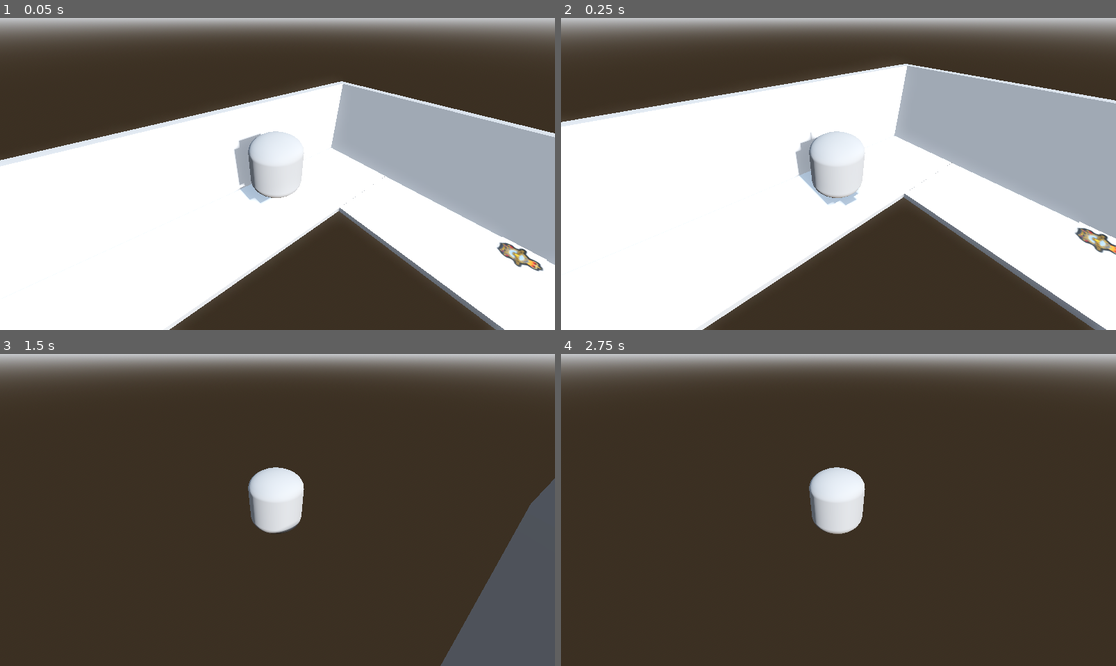
Above: before the commit, frames 1-4 (two rows, left to right).
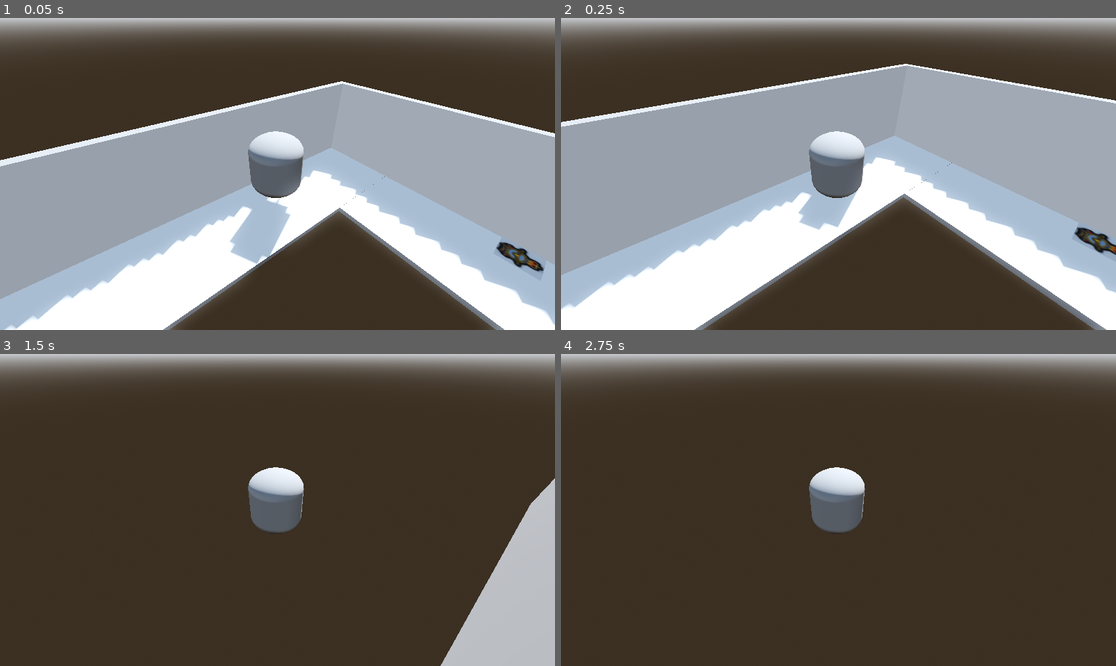
Above: after the commit, the same moments.

Repository: jpat125/DigiTech-3.7-3.8-Game-Development
Game: Godot game, scene res://corridor testing.tscn
Same seed, same stepped clock (60 frames per second), same inputs: the game is played once before the commit and once after it. The project has no main scene, so this scene is started directly.
Inputs (mouse positions are in pixels of both pictures, inside the frame that each line leads up to):
- Up to frame 1 (0.05 s): no input
- Up to frame 2 (0.25 s): no input
- Up to frame 3 (1.5 s): tap Enter (ui_accept) at 0.5, 0.77 s; move the mouse to (399, 494) at 0.52 s; hold D (right) 0.53-1.28 s; click (399, 494) at 0.67 s; move the mouse to (166, 525) at 1.27 s; hold S (back) from 1.28 s (still down)
- Up to frame 4 (2.75 s): tap Enter (ui_accept) at 1.52 s; move the mouse to (894, 441) at 2.02 s; release S (back) at 2.03 s; hold D (right) from 2.03 s (still down)

The runs differ from the first frame. In frame 1, 30% of the frame differs, in the area x 0-100%, y 20-100%; in frame 2, 32%, in the area x 0-100%, y 15-100%; in frame 3, 8.0%; in frame 4, 1.3%.

Commit message:
Implementing shovel
Shovel downloaded by RBS.

Diff:
--- a/character capsule.tscn
+++ b/character capsule.tscn
@@ -32,3 +32,7 @@
 [node name="Camera3d" type="Camera3D" parent="Neck"]
 transform = Transform3D(-1.59306, -0.845334, 1.09768, 0, 3.02592, 0.838904, -1.2092, 1.11369, -1.44614, 1.87768, 3.56236, -2.60536)
 fov = 75.2306
+
+[node name="DirectionalLight3D" type="DirectionalLight3D" parent="Neck"]
+transform = Transform3D(0.485161, 0.499047, -0.718033, -9.16858e-09, 0.821149, 0.570714, 0.874425, -0.276888, 0.398389, -0.478992, 2.6701, 2.99021)
+shadow_enabled = true
--- a/corridor testing.tscn
+++ b/corridor testing.tscn
@@ -14,6 +14,8 @@
 [sub_resource type="Environment" id="Environment_xneor"]
 background_mode = 2
 sky = SubResource("Sky_s28fr")
+ambient_light_source = 3
+ambient_light_energy = 16.0
 tonemap_mode = 2
 glow_enabled = true
 
@@ -32,6 +34,9 @@
 
 [sub_resource type="BoxShape3D" id="BoxShape3D_dvt2n"]
 size = Vector3(15.7388, 0.001, 25.1235)
+
+[sub_resource type="BoxShape3D" id="BoxShape3D_kql3b"]
+size = Vector3(0.001, 1, 0.919018)
 
 [sub_resource type="BoxMesh" id="BoxMesh_g2tgj"]
 
@@ -63,7 +68,8 @@
 environment = SubResource("Environment_xneor")
 
 [node name="DirectionalLight3D" type="DirectionalLight3D" parent="."]
-transform = Transform3D(1, 0, 0, 0, 0.821149, 0.570714, 0, -0.570714, 0.821149, -0.478992, 2.6701, 2.99021)
+transform = Transform3D(0.485161, 0.499047, -0.718033, -9.16858e-09, 0.821149, 0.570714, 0.874425, -0.276888, 0.398389, -0.478992, 2.6701, 2.99021)
+visible = false
 shadow_enabled = true
 
 [node name="CSGMesh3D" type="CSGMesh3D" parent="."]
@@ -90,6 +96,10 @@
 [node name="MC - wall2" type="CollisionShape3D" parent="CSGMesh3D/StaticBody3D"]
 transform = Transform3D(-0.25, -8.74228e-09, 1.71962e-16, 0, -4.37114e-09, -0.045, 2.18557e-08, -0.1, 1.96701e-09, -0.859347, 0.135589, 9.81561)
 shape = SubResource("BoxShape3D_dvt2n")
+
+[node name="MC - wall3" type="CollisionShape3D" parent="CSGMesh3D/StaticBody3D"]
+transform = Transform3D(1, 0, 0, 0, 1, 0, 0, 0, 1, -2.91094, 0.108297, 9.32333)
+shape = SubResource("BoxShape3D_kql3b")
 
 [node name="CSGMesh3D2" type="CSGMesh3D" parent="."]
 transform = Transform3D(-4.37114e-08, 0, -1, 0, 1, 0, 1, 0, -4.37114e-08, 1.36985, -0.00185767, 2.01755)
@@ -130,7 +140,7 @@
 mesh = SubResource("BoxMesh_rq5mp")
 
 [node name="CSGMesh3D2" type="CSGMesh3D" parent="CSGMesh3D3"]
-transform = Transform3D(1.143, 0, 0, 0, 1.198, 0, 1.42109e-14, 0, 0.8, -0.336559, 0.156611, -0.0380025)
+transform = Transform3D(1.143, 0, 1.42109e-14, 0, 1.198, 0, 2.13163e-14, 0, 0.8, -0.336559, 0.156611, -0.138615)
 operation = 2
 mesh = SubResource("BoxMesh_bgr2o")
 material = SubResource("StandardMaterial3D_015s0")
--- /dev/null
+++ b/shovel.tscn
@@ -0,0 +1,8 @@
+[gd_scene load_steps=2 format=3 uid="uid://dd8d8ijh75bnv"]
+
+[ext_resource type="PackedScene" path="res://assets/TrenchShovel.glb" id="1_cdhur"]
+
+[node name="Node3D" type="Node3D"]
+
+[node name="TrenchShovel" parent="." instance=ExtResource("1_cdhur")]
+transform = Transform3D(1, 0, 0, 0, 1, 0, 0, 0, 1, -0.100565, -0.0932631, 0.0121253)
Not shown, added: assets/DefaultMaterial.001_baseColor.png.import
Not shown, added: assets/DefaultMaterial.001_metallicRoughness.png.import
Not shown, added: assets/DefaultMaterial.001_normal.png.import
Not shown, added: assets/TrenchShovel.glb.import
Not shown, added: assets/TrenchShovel_pioche_pelle_DefaultMaterial_BaseColor.png.import
Not shown, added: assets/TrenchShovel_pioche_pelle_DefaultMaterial_Metallic-pioche_pelle_DefaultMaterial_Roughness.png.import
Not shown, added: assets/TrenchShovel_pioche_pelle_DefaultMaterial_Normal.png.import
Not shown, added: assets/scene.gltf
Not shown, added: assets/scene.gltf.import
Not shown: 1 places in corridor testing.tscn that only renumber resources
Not shown, added: assets/DefaultMaterial.001_baseColor.png
Not shown, added: assets/DefaultMaterial.001_metallicRoughness.png
(and 5 more such lines)
